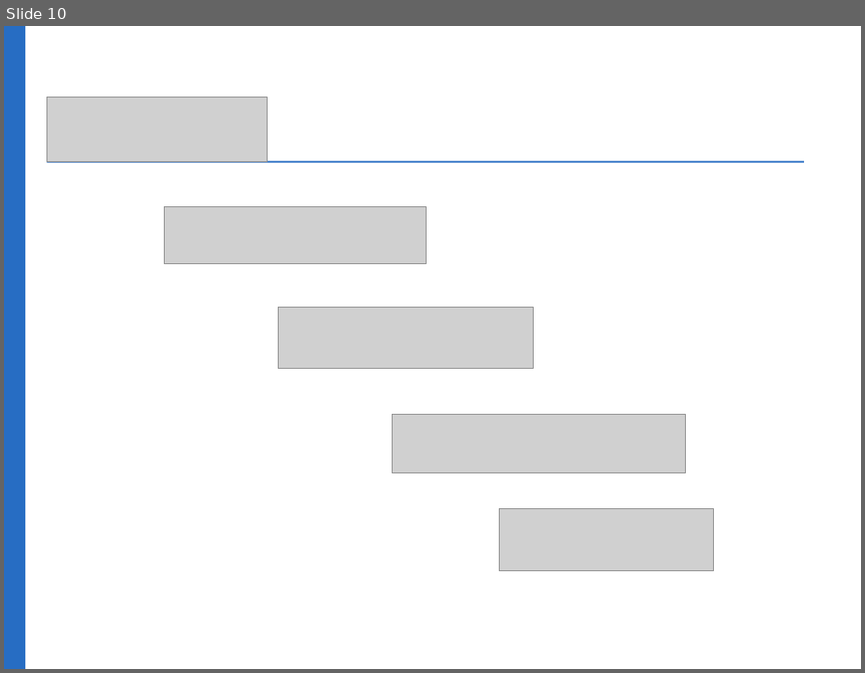
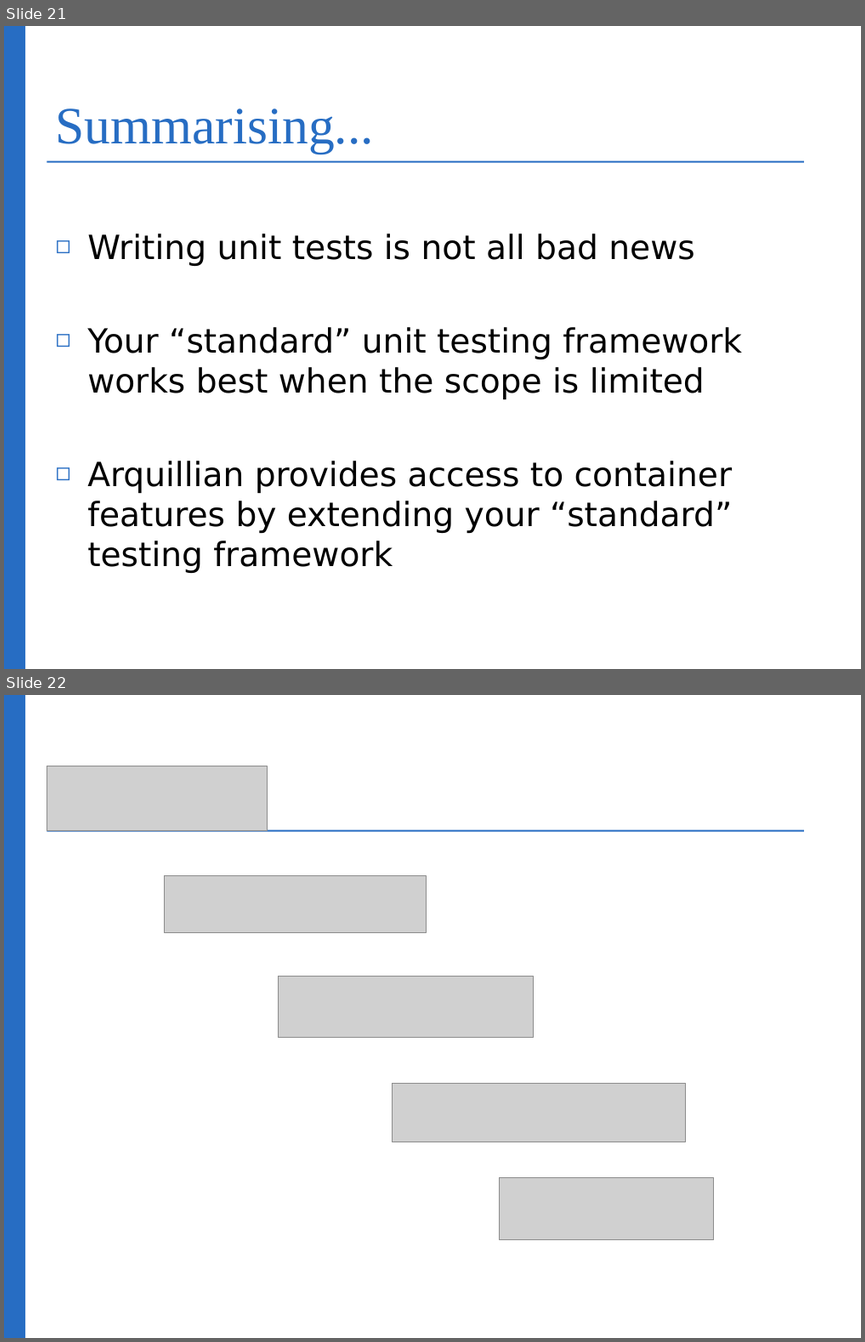
Before and after one commit to bognolo/workspace-arquillian-talk, a slide deck: IntroductionToArquillian.odp. Shown one above the other, each under a label of ours: slide 10 before the commit, slides 21 and 22 after it. The pictures are 865x673 and 865x1342 pixels, drawn with LibreOffice and Linux fonts; fonts in the diff are those of the drawing; grey boxes stand for pictures; background and template pictures are left out. Boxes give left, top, right and bottom in pixels: in the first picture for what was removed or moved away, otherwise in the second. Text is boxed around its words. In the diff, an @@ line names an element or a change of style, - is before the commit and + after.

```diff
--- a/IntroductionToArquillian.odp
+++ b/IntroductionToArquillian.odp
@@ slide 21 added at (4,26,861,669), background #FFFFFF; not listed: 4 template elements that a slide beside it also shows @@
@@ title added at (55,108,374,154), 44 pt, text #276DC3 @@
+Summarising...
@@ text added at (87,233,742,573), 28 pt, text #000000 @@
+◻ Writing unit tests is not all bad news
+◻ Your “standard” unit testing framework works best when the scope is limited
+◻ Arquillian provides access to container features by extending your “standard” testing framework
@@ what was slide 10 is now slide 22 @@
```
Also in this commit, not shown: 3 slides changed, 12 other slides added, 1 slide removed.
